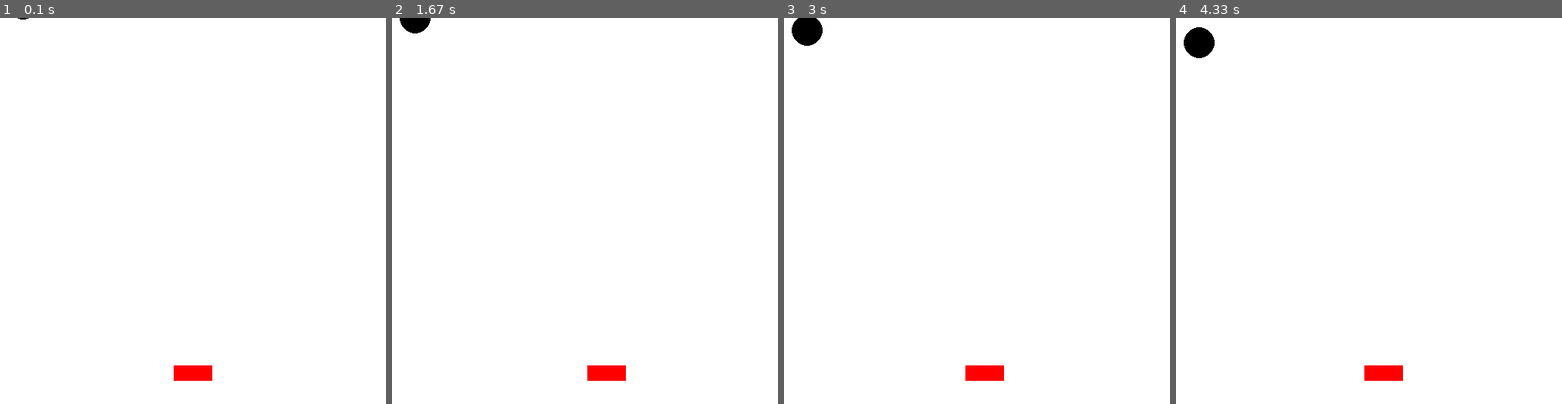
Above: before the commit, frames 1-4 (left to right).
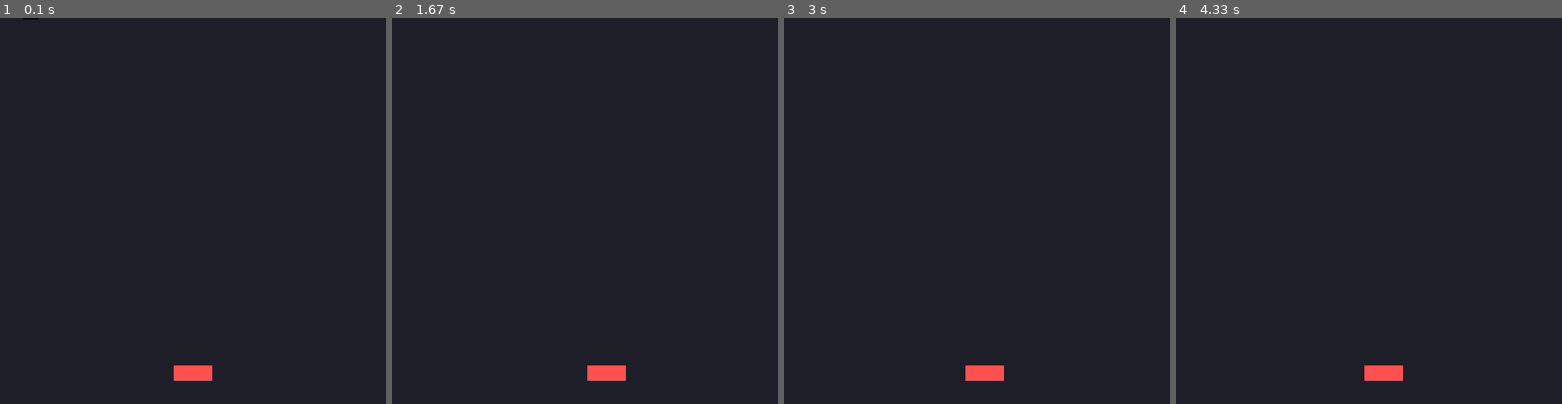
Above: after the commit, the same moments.

Repository: Zain-kuben/Pygame-prosjekt
Game: pygame game, started from spill.py
Two runs of this game, one before a commit and one after it. Both use one fixed random seed, a clock stepped at 60 frames per second and the inputs below.
Inputs:
- Up to frame 1 (0.1 s): no input
- Up to frame 2 (1.67 s): tap Space at 0.33, 0.73, 1.03, 1.23, 1.53 s; hold Right 0.67-1.13 s; hold Right 1.17-1.63 s
- Up to frame 3 (3 s): hold Left 1.67-2.2 s; tap Space at 1.73, 2.03, 2.3, 2.6, 2.73 s; hold Left 2.23-2.63 s; hold Right from 2.67 s (still down)
- Up to frame 4 (4.33 s): tap Space at 3.03, 3.4, 3.7, 3.9, 4.2 s; release Right at 3.3 s; hold Left 3.33-3.8 s; hold Right 3.83-4.3 s

The runs differ from the first frame. In frame 1, 100% of the frame differs, in the area x 0-100%, y 0-100%; in frame 2, 100%; in frame 3, 100%; in frame 4, 100%.

Commit message:
Laget ferdig reset knap, manger bare 3 liv og at ballene skal komme opp igjen

Diff:
--- a/spill.py
+++ b/spill.py
@@ -45,29 +45,38 @@
 
 
 class Ball:
-    def __init__(self, x_pos:int, y_pos:int, radius:int, fart:float, vindu, farge:tuple):
+    def __init__(self, x_pos:int, y_pos:int, bredde:int, høyde:int, fart:float, vindu, farge:tuple):
         self._x_pos = x_pos
         self._y_pos = y_pos
-        self._radius = radius
+        self._bredde = bredde
+        self._høyde = høyde
         self._fart = fart
         self._vindu = vindu
         self._farge = farge
 
     def tegne_ball(self):
-        pg.draw.circle(self._vindu, self._farge, (int(self._x_pos), int(self._y_pos)), self._radius)
+        pg.draw.rect(
+            self._vindu,
+            self._farge,
+            (self._x_pos, self._y_pos, self._bredde, self._høyde)
+        )
 
     def flytt(self):
         self._y_pos += self._fart
 
     def kollisjon(self, kurv: Kurv):
-        if self._x_pos + self._radius > kurv._x_pos and self._y_pos + self._radius > kurv._y_pos and self._x_pos - self._radius < kurv._x_pos + kurv._bredde and self._y_pos - self._radius <= kurv._y_pos + kurv._høyde:
+        if (
+            self._x_pos + self._bredde > kurv._x_pos and
+            self._y_pos + self._høyde > kurv._y_pos and
+            self._x_pos < kurv._x_pos + kurv._bredde and
+            self._y_pos <= kurv._y_pos + kurv._høyde
+        ):
             return True
 
     def restart(self):
-        self._y_pos = -20
-        self._x_pos = random.randint(20, self._vindu.get_width() - 20)
+        self._y_pos = random.randint(-400, -20)
+        self._x_pos = random.randint(20, self._vindu.get_width() - self._bredde)
         self._fart = 0.2
-
 
 
 VINDU_BREDDE = 500
@@ -75,15 +84,18 @@
 vindu = pg.display.set_mode([VINDU_BREDDE, VINDU_HOYDE])
 pg.display.set_caption("Bruk piltaster for å bevege")
 
-kurv = Kurv(225, 450, 50, 20, 0.5, vindu, (255, 0, 0))
+kurv = Kurv(225, 450, 50, 20, 0.5, vindu, (255, 80, 80))
 
-ball1 = Ball(random.randint(20, VINDU_BREDDE - 20), -20, 20, 0.2, vindu, (0, 0, 0))
-ball2 = Ball(random.randint(20, VINDU_BREDDE - 20), -80, 20, 0.2, vindu, (0, 0, 0))
-ball3 = Ball(random.randint(20, VINDU_BREDDE - 20), -140, 20, 0.2, vindu, (0, 0, 0))
-ball4 = Ball(random.randint(20, VINDU_BREDDE - 20), -200, 20, 0.2, vindu, (0, 0, 0))
+ball1 = Ball(random.randint(20, VINDU_BREDDE - 20), -20, 20, 20, 0.2, vindu, (0, 0, 0))
+ball2 = Ball(random.randint(20, VINDU_BREDDE - 20), -80, 20, 20, 0.2, vindu, (0, 0, 0))
+ball3 = Ball(random.randint(20, VINDU_BREDDE - 20), -140, 20, 20, 0.2, vindu, (0, 0, 0))
+ball4 = Ball(random.randint(20, VINDU_BREDDE - 20), -200, 20, 20, 0.2, vindu, (0, 0, 0))
+ball5 = Ball(random.randint(20, VINDU_BREDDE - 20), -260, 20, 20, 0.2, vindu, (0, 0, 0))
+ball6 = Ball(random.randint(20, VINDU_BREDDE - 20), -320, 20, 20, 0.2, vindu, (0, 0, 0))
+ball7 = Ball(random.randint(20, VINDU_BREDDE - 20), -380, 20, 20, 0.2, vindu, (0, 0, 0))
+ball8 = Ball(random.randint(20, VINDU_BREDDE - 20), -440, 20, 20, 0.2, vindu, (0, 0, 0))
 
-baller = [ball1, ball2, ball3, ball4]
-
+baller = [ball1, ball2, ball3, ball4, ball5, ball6, ball7, ball8]
 
 fortsett = True
 gameover = False
@@ -95,29 +107,32 @@
 
     trykkede_taster = pg.key.get_pressed()
 
-
-
     kurv.rettning(trykkede_taster)
     kurv.flytt()
     kurv.grenser()
 
+    if trykkede_taster[pg.K_SPACE]:
+        for ball in baller:
+            ball.restart()
+        gameover = False
+
     for ball in baller:
-            ball.flytt()
+        ball.flytt()
 
     for ball in baller:
         if ball.kollisjon(kurv):
             gameover = True
-            for ball in baller:
-                ball._fart = 0
+            for b in baller:
+                b._fart = 0
 
 
-    vindu.fill((255, 255, 255))
+    vindu.fill((30, 30, 40))
     kurv.tegne()
     for ball in baller:
         ball.tegne_ball()
 
     if gameover:
-        bilde = font.render("Game over! Trykk SPACE", True, (50, 50, 50))
+        bilde = font.render("Game over! Trykk SPACE", True, (230, 230, 230))
         vindu.blit(bilde, (150, 20))
 
     pg.display.flip()
